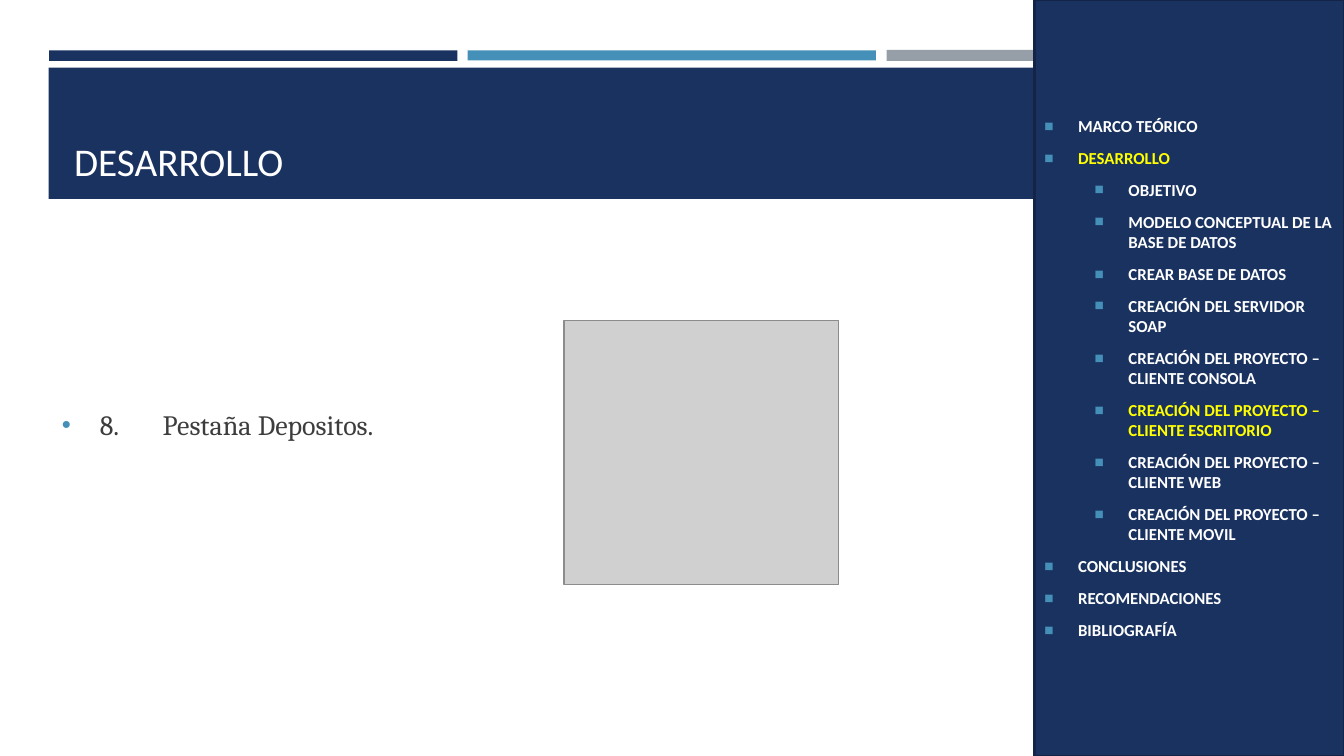
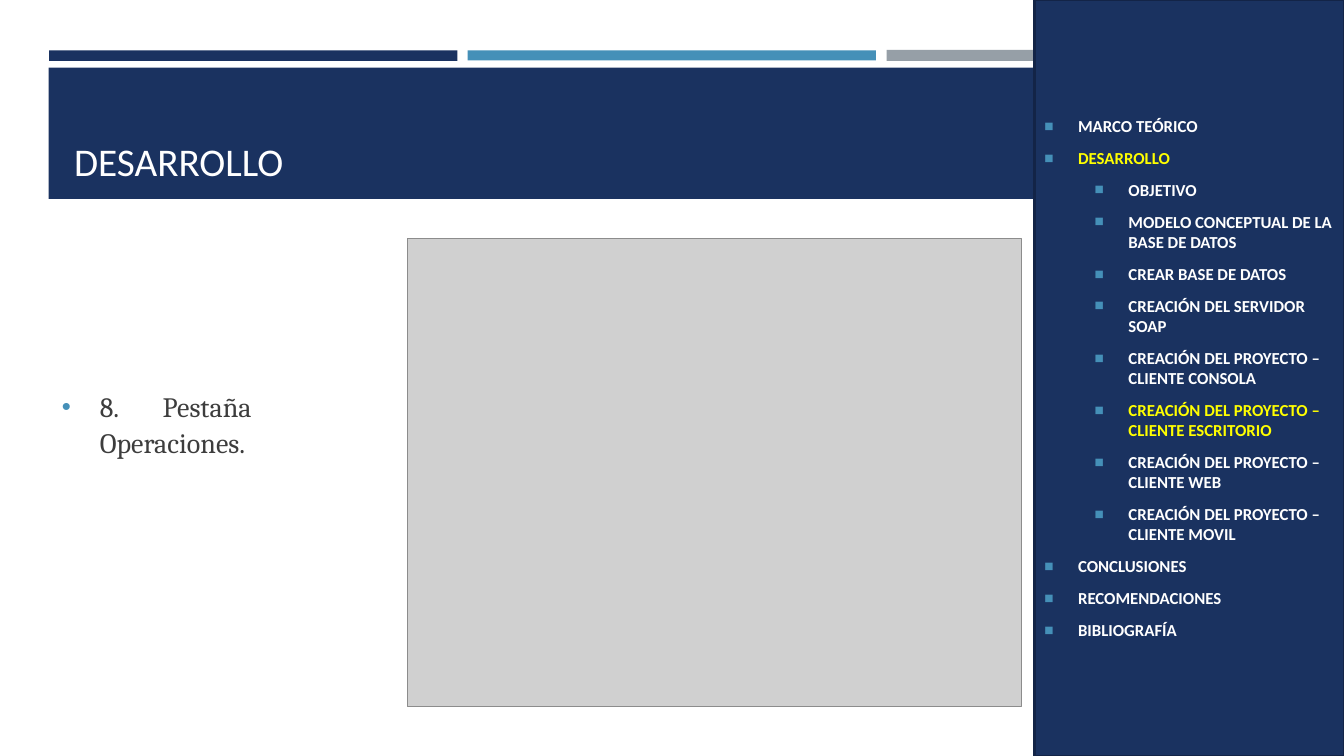
Before and after one commit to MateoMedranda/SoftwareArchitecture_Monster, a slide deck: slide 31 of TG.1.1. PAO202651_EUREKABANK_SOAP_JAVA_NRC36884_GR07/05. DOCUMENTACION/SOAP_EUREKABANK_JAVA_SOAP_GR07.pptx (slide 34 before the commit). Drawn at 1344x756 pixels with LibreOffice and Linux fonts; fonts in the diff are those of the drawing; grey boxes stand for pictures. Boxes give left, top, right and bottom in pixels: in the first picture for what was removed or moved away, otherwise in the second. Text is boxed around its words. In the diff, an @@ line names an element or a change of style, - is before the commit and + after.

```diff
--- a/TG.1.1. PAO202651_EUREKABANK_SOAP_JAVA_NRC36884_GR07/05. DOCUMENTACION/SOAP_EUREKABANK_JAVA_SOAP_GR07.pptx
+++ b/TG.1.1. PAO202651_EUREKABANK_SOAP_JAVA_NRC36884_GR07/05. DOCUMENTACION/SOAP_EUREKABANK_JAVA_SOAP_GR07.pptx
@@ picture added at box(407, 239, 1021, 707) @@
@@ picture removed at box(565, 321, 840, 585) @@
@@ text at box(100, 398, 252, 459): text changed @@
-• 8. Pestaña Depositos.
+• 8. Pestaña Operaciones.
```
Also in this commit, not shown: 27 other slides changed, 2 slides removed, 2 other files.
